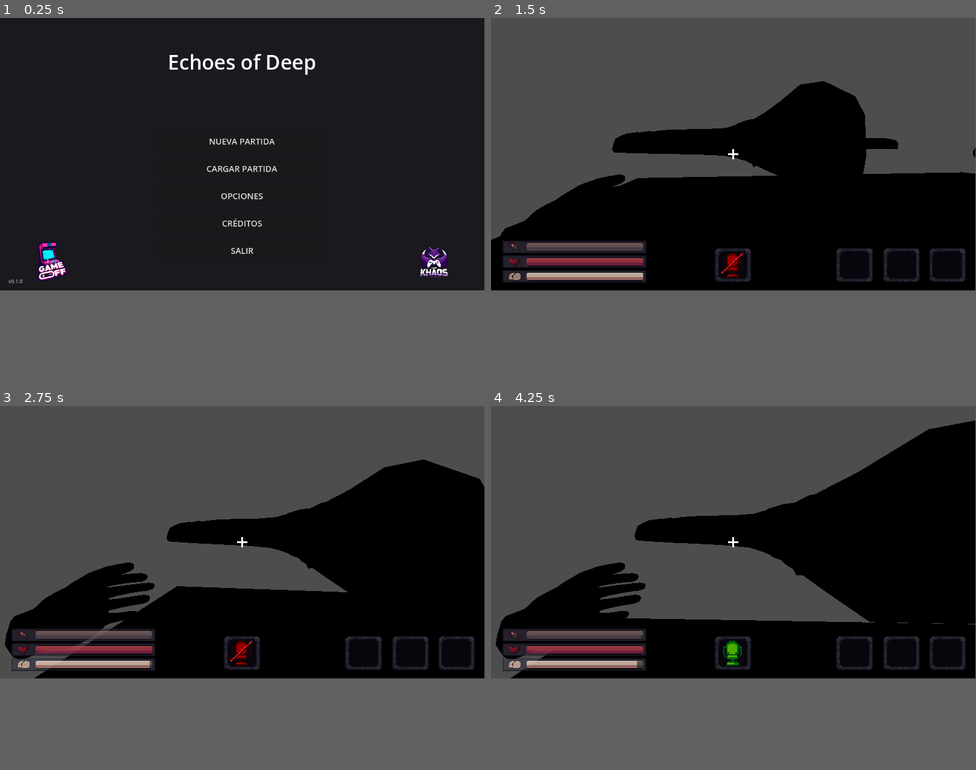
Above: before the commit, frames 1-4 (two rows, left to right).
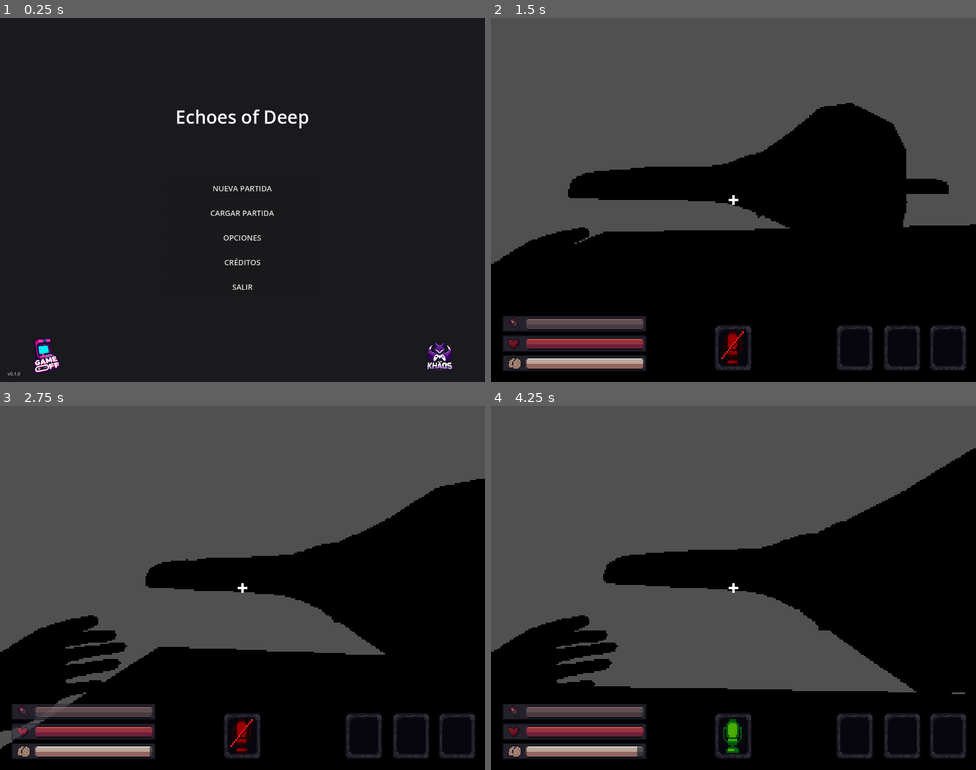
Above: after the commit, the same moments.

Repository: TeamKhaos/Echoes-of-Deep
Game: Godot game, scene res://scenes/main_menu.tscn
Same seed, same stepped clock (60 frames per second), same inputs: the game is played once before the commit and once after it. The project has no main scene, so this scene is started directly. Sound files missing from this copy of the repository are replaced by a short silence.
Inputs (mouse positions are in pixels of both pictures, inside the frame that each line leads up to):
- Up to frame 1 (0.25 s): no input
- Up to frame 2 (1.5 s): click "NUEVA PARTIDA" at 0.5 s; tap Enter at 1.25 s; move the mouse to (757, 152) at 1.27 s; hold W (Up) from 1.28 s (still down); hold Shift (Crouch) from 1.28 s (still down); click (757, 152) at 1.42 s
- Up to frame 3 (2.75 s): keep holding W (Up); move the mouse to (218, 544) at 2.02 s; release Shift (Crouch) at 2.03 s; tap Q (Drop) at 2.1 s
- Up to frame 4 (4.25 s): keep holding W (Up); move the mouse to (743, 537) at 2.77 s; tap E (Interact) at 2.85 s; move the mouse to (728, 547) at 3.52 s; tap F (Microphone) at 3.6 s; click (728, 547) at 3.67 s
In our replay, the window is 799x449 before the commit and 800x600 after it. These sizes can differ from the game's own. Grey fills any space a smaller window leaves; there, only what the larger window draws over its background counts as a difference.

The runs differ from the first frame. In frame 1, 3.2% of the frame differs, in the area x 1-94%, y 9-99%; in frame 2, 21%; in frame 3, 27%; in frame 4, 32%, in the area x 0-100%, y 0-97%.

Commit message:
filtro ps1 prueba

Diff:
--- a/project.godot
+++ b/project.godot
@@ -24,7 +24,10 @@
 
 [display]
 
+window/size/viewport_width=1280
+window/size/viewport_height=960
 window/size/mode=3
+window/stretch/mode="viewport"
 
 [editor_plugins]
 
@@ -117,3 +120,19 @@
 "events": [Object(InputEventKey,"resource_local_to_scene":false,"resource_name":"","device":-1,"window_id":0,"alt_press …(191 unchanged characters)…
 ]
 }
+
+[rendering]
+
+shading/overrides/force_vertex_shading=true
+anti_aliasing/screen_space_roughness_limiter/enabled=false
+
+[shader_globals]
+
+resolucion={
+"type": "vec2",
+"value": Vector2(320, 240)
+}
+color_profundidad={
+"type": "float",
+"value": 32.0
+}
--- /dev/null
+++ b/resources/materials/postprocesado.gdshader
@@ -0,0 +1,33 @@
+shader_type spatial;
+render_mode unshaded, fog_disabled;
+
+global uniform vec2 resolucion;
+global uniform float color_profundidad;
+
+uniform sampler2D screen_texture: hint_screen_texture, filter_nearest;
+uniform float dither_amount : hint_range(0.0, 1.0, 0.01) = 0.5 ;
+
+const mat4 bayer_matrix = (1.0 / 16.0) * mat4(
+    vec4(0.0, 8.0, 2.0, 10.0),
+    vec4(12.0, 4.0, 14.0, 6.0),
+    vec4(3.0, 11.0, 1.0, 9.0),
+    vec4(15.0, 7.0, 13.0, 5.0)
+) - 0.5;
+
+void vertex() {
+	POSITION = vec4(VERTEX.xy, 1.0, 1.0);
+}
+
+void fragment() {
+	vec2 uv = floor(SCREEN_UV * resolucion) / resolucion;
+	ivec2 int_uv = ivec2(uv*resolucion);
+	vec3 color = texture(screen_texture, uv).rgb;
+	vec3 dithered_color = color + bayer_matrix[int_uv.x % 4][int_uv.y% 4]/ color_profundidad * dither_amount;
+	vec3 quantized_color = round(dithered_color * color_profundidad) / color_profundidad;
+	ALBEDO = quantized_color;
+}
+
+//void light() {
+//	// Called for every pixel for every light affecting the material.
+//	// Uncomment to replace the default light processing function with this one.
+//}
--- a/scenes/plataforma.tscn
+++ b/scenes/plataforma.tscn
@@ -8,6 +8,7 @@
 [ext_resource type="PackedScene" uid="uid://be5kkjfpgt3sy" path="res://scenes/scenary_objects/fogata.tscn" id="5_sfnd5"]
 [ext_resource type="PackedScene" uid="uid://b0o2h1nf4516m" path="res://scenes/EnemyTest.tscn" id="6_lxy4y"]
 [ext_resource type="PackedScene" uid="uid://cjinoan3rfh77" path="res://scenes/scenary_cave/tunel_1.tscn" id="8_o8nxa"]
+[ext_resource type="Shader" uid="uid://be8jh6fto5804" path="res://resources/materials/postprocesado.gdshader" id="9_bc5n3"]
 
 [sub_resource type="BoxShape3D" id="BoxShape3D_ij1v8"]
 size = Vector3(20, 0.5, 20)
@@ -16,6 +17,15 @@
 size = Vector3(20, 0.5, 20)
 
 [sub_resource type="SphereShape3D" id="SphereShape3D_bc5n3"]
+
+[sub_resource type="ShaderMaterial" id="ShaderMaterial_yqmvt"]
+render_priority = 0
+shader = ExtResource("9_bc5n3")
+shader_parameter/dither_amount = 0.0
+
+[sub_resource type="QuadMesh" id="QuadMesh_o8nxa"]
+flip_faces = true
+size = Vector2(2, 2)
 
 [node name="Plataforma" type="Node3D"]
 
@@ -63,3 +73,8 @@
 
 [node name="Tunel1" parent="." instance=ExtResource("8_o8nxa")]
 transform = Transform3D(1, 0, 0, 0, 1, 0, 0, 0, 1, -12.936312, 2.975579, -0.4726367)
+
+[node name="PantallaFiltro" type="MeshInstance3D" parent="."]
+material_override = SubResource("ShaderMaterial_yqmvt")
+extra_cull_margin = 16384.0
+mesh = SubResource("QuadMesh_o8nxa")
Not shown, added: resources/materials/postprocesado.gdshader.uid
Not shown: 1 places in scenes/plataforma.tscn that only renumber resources
